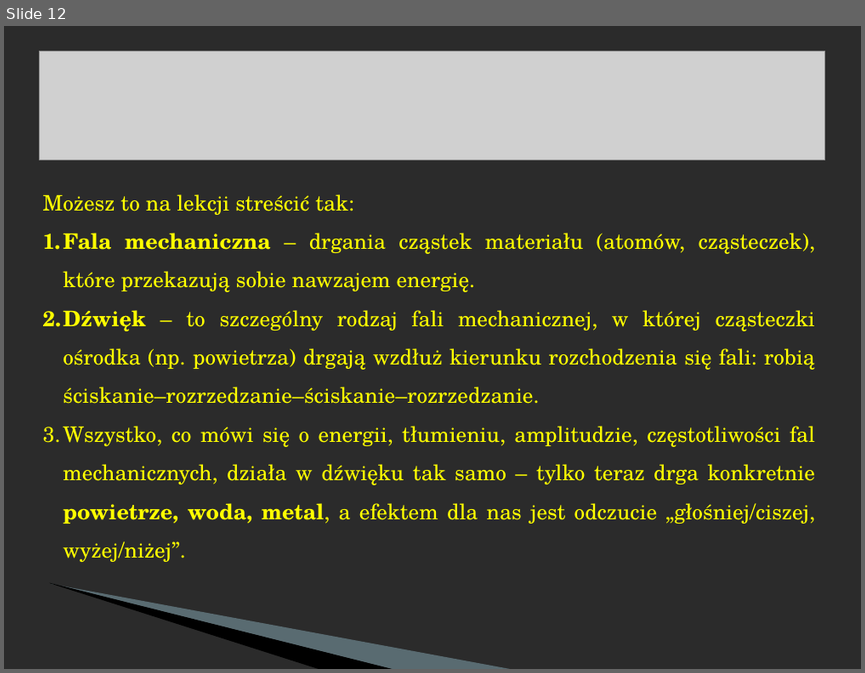
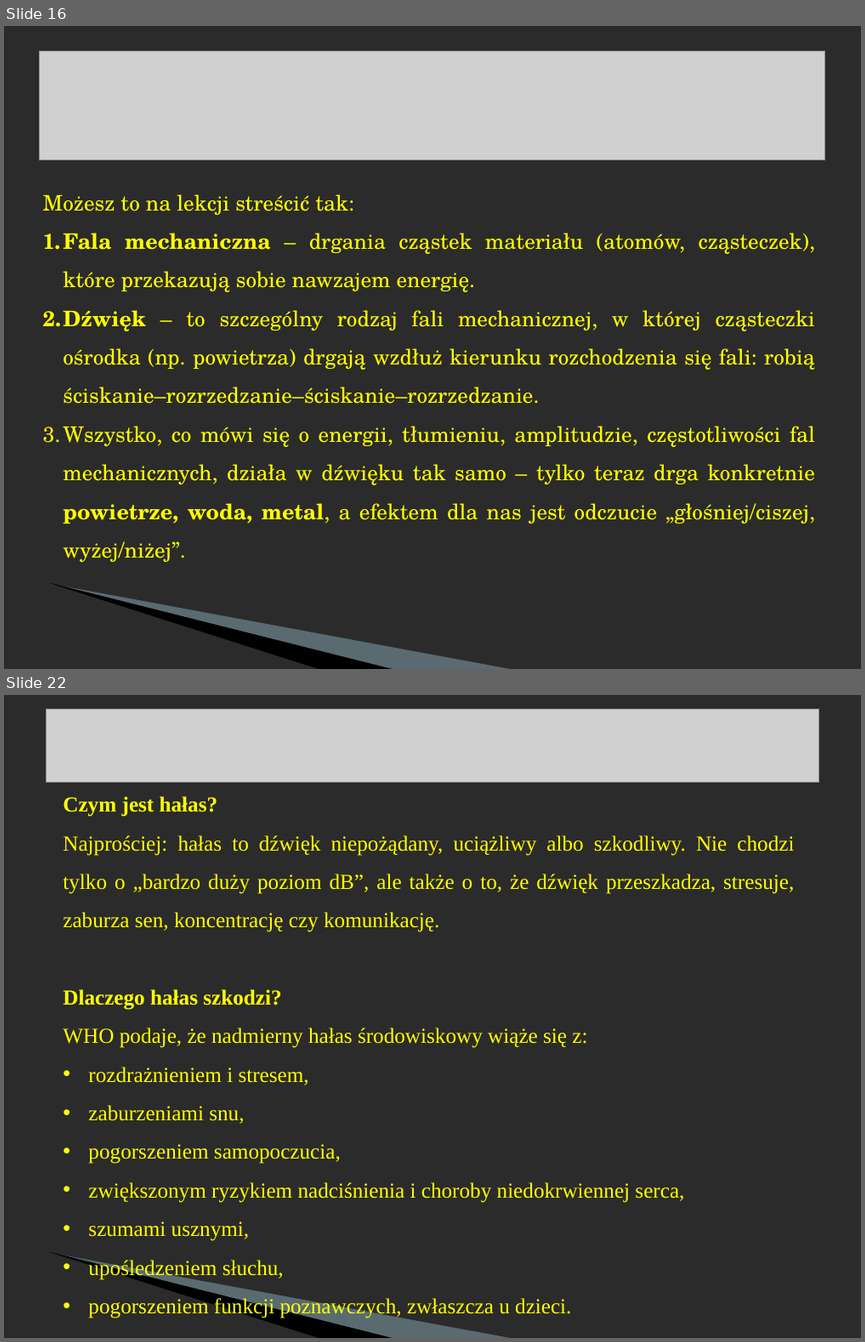
Before and after one commit to MichalMus/Fizyka-w-szkole, a slide deck: 4.Drgania i fale/4.FALE DŹWIĘKOWE – SZCZEGÓLNY PRZYPADEK FALI MECHANICZNEJ.ppt. Shown one above the other, each under a label of ours: slide 12 before the commit, slides 16 and 22 after it; the slides between them are not shown. The pictures are 865x673 and 865x1342 pixels, drawn with LibreOffice and Linux fonts; fonts in the diff are those of the drawing; grey boxes stand for pictures; background and template pictures are left out; a plain dark background stands for a picture behind light text. Boxes give left, top, right and bottom in pixels: in the first picture for what was removed or moved away, otherwise in the second. Text is boxed around its words. In the diff, an @@ line names an element or a change of style, - is before the commit and + after.

```diff
--- a/4.Drgania i fale/4.FALE DŹWIĘKOWE – SZCZEGÓLNY PRZYPADEK FALI MECHANICZNEJ.ppt
+++ b/4.Drgania i fale/4.FALE DŹWIĘKOWE – SZCZEGÓLNY PRZYPADEK FALI MECHANICZNEJ.ppt
@@ slide 22 added at (4, 695, 861, 1338), background picture (left out); not listed: 2 template elements that a slide beside it also shows @@
@@ picture added at (46, 709, 818, 783) @@
@@ text added at (63, 796, 794, 1318), 18 pt, text #FFFF00 @@
+Czym jest hałas?
+Najprościej: hałas to dźwięk niepożądany, uciążliwy albo szkodliwy. Nie chodzi tylko o „bardzo duży poziom dB”, ale także o to, że dźwięk przeszkadza, stresuje, zaburza sen, koncentrację czy komunikację.
+Dlaczego hałas szkodzi?
+WHO podaje, że nadmierny hałas środowiskowy wiąże się z:
+• rozdrażnieniem i stresem,
+• zaburzeniami snu,
+• pogorszeniem samopoczucia,
+• zwiększonym ryzykiem nadciśnienia i choroby niedokrwiennej serca,
+• szumami usznymi,
+• upośledzeniem słuchu,
+• pogorszeniem funkcji poznawczych, zwłaszcza u dzieci.
@@ what was slide 12 is now slide 16 @@
```
Also in this commit, not shown: 4 slides changed, 11 other slides added, 9 other files.
